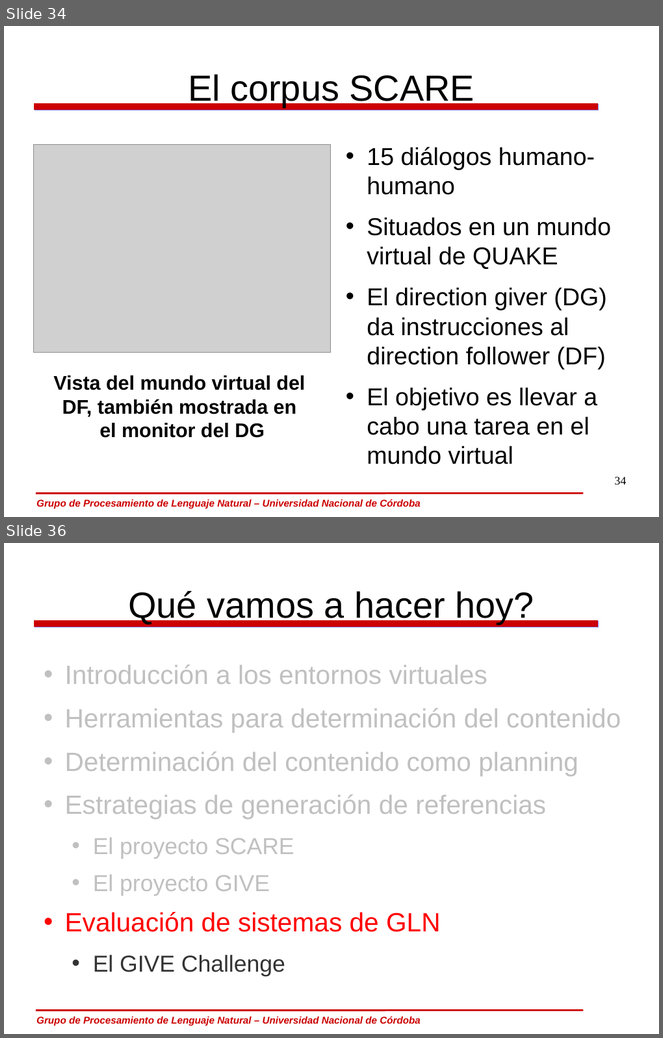
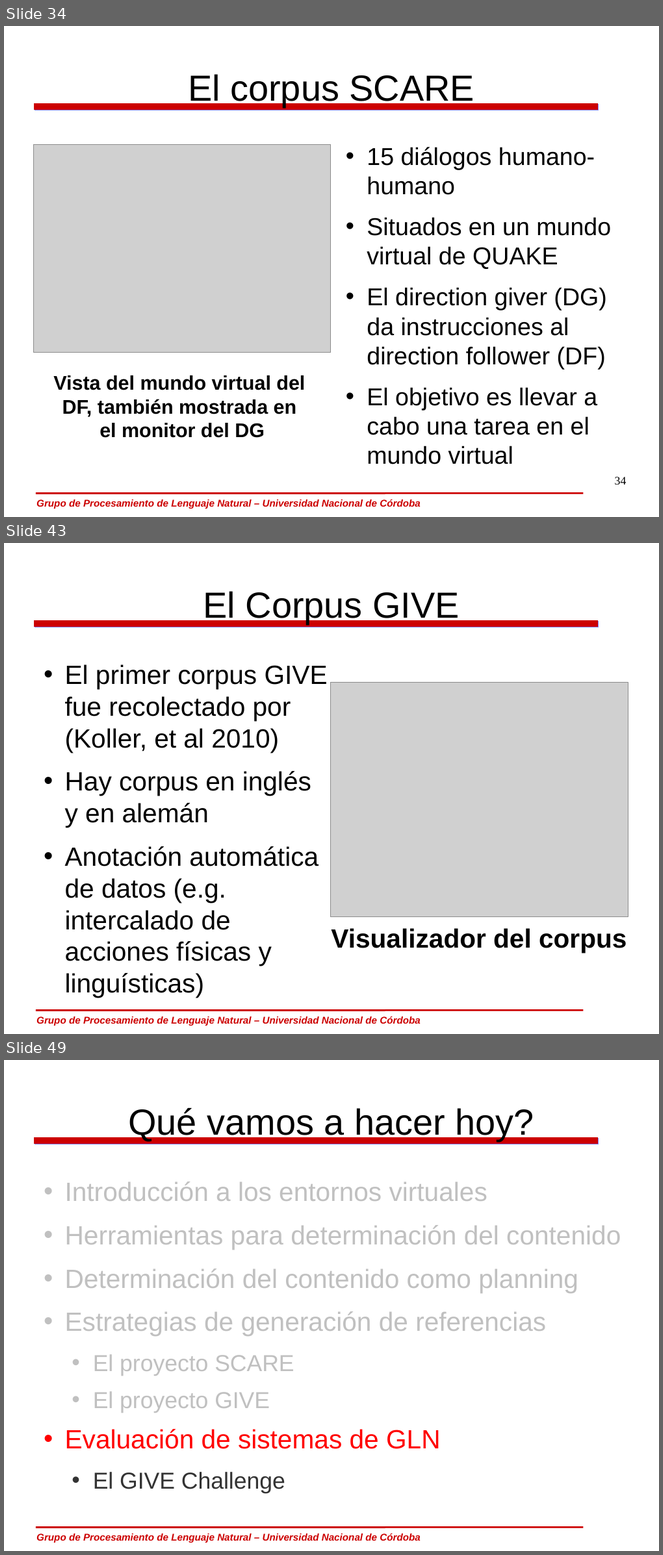
Before and after one commit to carlosareces/elic10, a slide deck: slides/dia5.odp. Shown one above the other, each under a label of ours: slides 34 and 36 before the commit, slides 34, 43 and 49 after it; the slides between them are not shown. The pictures are 663x1038 and 663x1555 pixels, drawn with LibreOffice and Linux fonts; fonts in the diff are those of the drawing; grey boxes stand for pictures; background and template pictures are left out. Boxes give left, top, right and bottom in pixels: in the first picture for what was removed or moved away, otherwise in the second. Text is boxed around its words. In the diff, an @@ line names an element or a change of style, - is before the commit and + after.

```diff
--- a/slides/dia5.odp
+++ b/slides/dia5.odp
@@ slide 43 added at (x1=4, y1=543, x2=659, y2=1034), background #FFFFFF; not listed: 3 template elements that a slide beside it also shows @@
@@ title added at (x1=204, y1=591, x2=459, y2=624), 44 pt, text #000000 @@
+El Corpus GIVE
@@ text added at (x1=65, y1=665, x2=328, y2=998), 32 pt, text #000000 @@
+• El primer corpus GIVE fue recolectado por (Koller, et al 2010)
+• Hay corpus en inglés y en alemán
+• Anotación automática de datos (e.g. intercalado de acciones físicas y linguísticas)
@@ picture added at (x1=331, y1=682, x2=628, y2=917) @@
@@ text added at (x1=331, y1=928, x2=627, y2=953), 32 pt, text #000000, bold @@
+Visualizador del corpus
@@ what was slide 36 is now slide 49 @@
```
Also in this commit, not shown: 2 slides changed, 17 other slides added, 1 slide removed.
